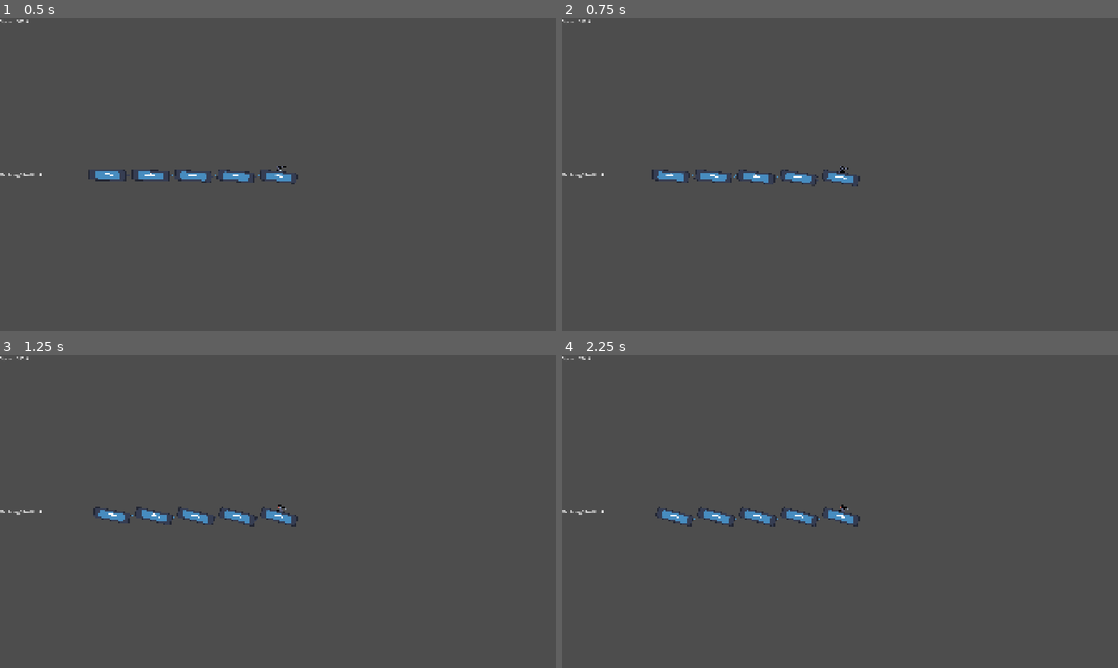
Above: before the commit, frames 1-4 (two rows, left to right).
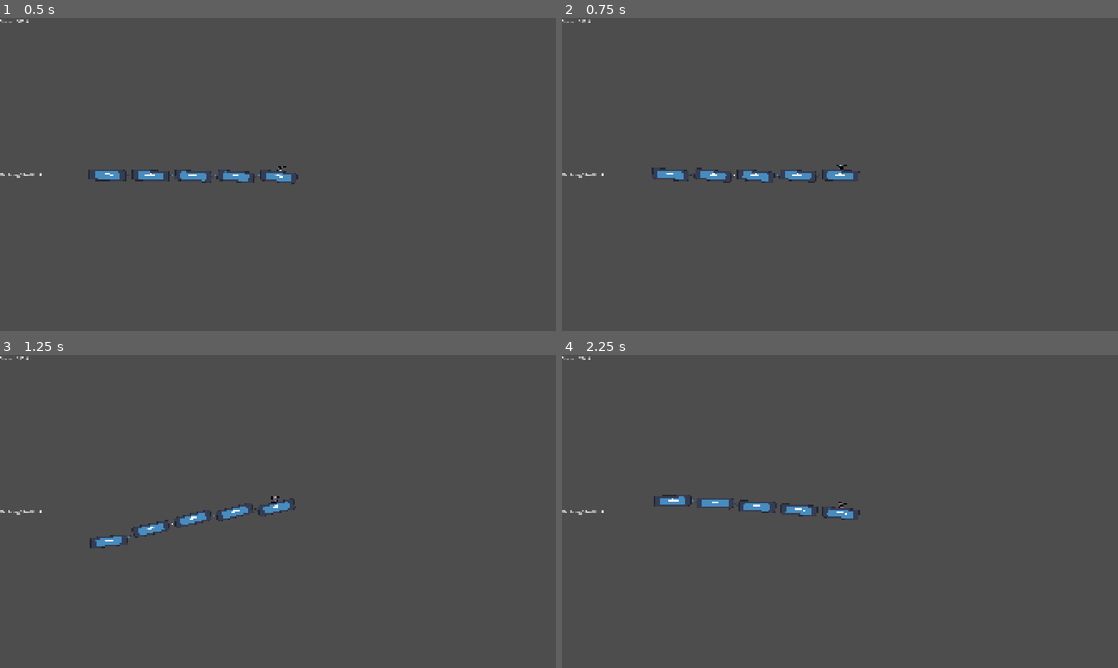
Above: after the commit, the same moments.

Repository: g3evorz/Gameseed-2026
Game: Godot game, scene res://Scenes/main.tscn
Same seed, same stepped clock (60 frames per second), same inputs: the game is played once before the commit and once after it. The engine's default icon, where the game draws it, is replaced by a stand-in: a white triangle on a blue panel in a dark square.
Inputs:
- Up to frame 1 (0.5 s): no input
- Up to frame 2 (0.75 s): tap Enter (ui_accept) at 0.5 s; hold E (shoot) from 0.53 s (still down)
- Up to frame 3 (1.25 s): keep holding E (shoot); tap Enter (ui_accept) at 0.77 s
- Up to frame 4 (2.25 s): release E (shoot) at 1.28 s; tap E (shoot) at 1.35 s; tap Enter (ui_accept) at 1.52 s; hold E (shoot) from 2.03 s (still down)

Frame 1 is identical in both runs. In frame 2, 0.6% of the frame differs, in the area x 16-54%, y 46-54%; in frame 3, 1.2%; in frame 4, 1.2%, in the area x 16-54%, y 44-55%.

Commit message:
Fix Gerbong script ref and adjust world border
Update gerbong.tscn to reference the capitalized script filename (res://Script/Kereta/Gerbong.gd). Modify Worldborder.tscn to add a normal vector to the WorldBoundaryShape2D, set the StaticBody2D collision_layer to 3, and refresh the StaticBody2D unique_id. Remove the explicit position from the Kereta instance in main.tscn so its placement can be controlled elsewhere (e.g. by code or parent).

Diff:
--- a/Scenes/Components/Kereta/gerbong.tscn
+++ b/Scenes/Components/Kereta/gerbong.tscn
@@ -1,7 +1,7 @@
 [gd_scene format=3 uid="uid://dcnle0rgkvqcg"]
 
 [ext_resource type="Texture2D" uid="uid://c7b1a0a2yu4by" path="res://icon.svg" id="1_fp0vm"]
-[ext_resource type="Script" uid="uid://dsguloiapf5sg" path="res://Script/Kereta/gerbong.gd" id="1_ibxl1"]
+[ext_resource type="Script" uid="uid://dsguloiapf5sg" path="res://Script/Kereta/Gerbong.gd" id="1_ibxl1"]
 [ext_resource type="PackedScene" uid="uid://8nceytgwwcui" path="res://Scenes/Components/Kereta/coupler.tscn" id="3_2jg16"]
 
 [sub_resource type="RectangleShape2D" id="RectangleShape2D_ibxl1"]
--- a/Scenes/Components/Worldborder.tscn
+++ b/Scenes/Components/Worldborder.tscn
@@ -1,10 +1,12 @@
 [gd_scene format=3 uid="uid://cuyokbbea850y"]
 
 [sub_resource type="WorldBoundaryShape2D" id="WorldBoundaryShape2D_gb1fb"]
+normal = Vector2(0.006896388, -0.9999762)
 
 [node name="World" type="Node2D" unique_id=1368948942]
 
-[node name="StaticBody2D" type="StaticBody2D" parent="." unique_id=1824160273]
+[node name="StaticBody2D" type="StaticBody2D" parent="." unique_id=663143442]
+collision_layer = 3
 
 [node name="CollisionShape2D" type="CollisionShape2D" parent="StaticBody2D" unique_id=1287280835]
 position = Vector2(-85.5, 5.5)
--- a/Scenes/main.tscn
+++ b/Scenes/main.tscn
@@ -10,7 +10,6 @@
 script = ExtResource("1_jjvhh")
 
 [node name="Kereta" parent="." unique_id=1640051749 instance=ExtResource("1_bo1nx")]
-position = Vector2(-55, 185)
 
 [node name="World" parent="." unique_id=1368948942 instance=ExtResource("2_8gbba")]
 position = Vector2(3, 222)
